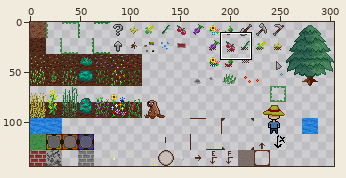
Two versions of one sprite sheet, world_sprites/textureAtlas.png. The picture above shows the old version from afar; the outline marks the close-up.
Close-up. Before the commit:
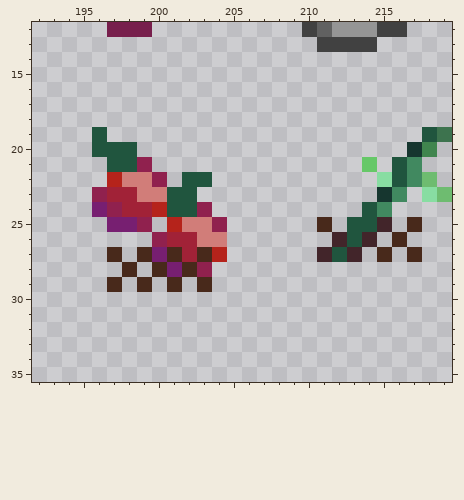
The file is 304x144 pixels. Colours within 5 levels of each other are drawn and written as one. Shown: x 192..219, y 12..35.
Now the later version:
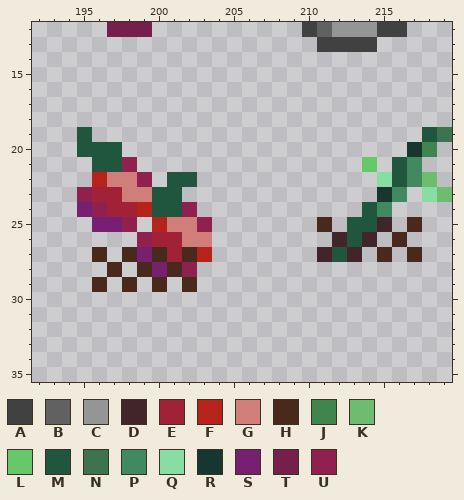
Palette (. is transparent): A #414141  B #616161  C #959595  D #42252a  E #a12237  F #b5231b  G #d17d79  H #48291b  J #40854e  K #6ebc70  L #66c868  M #20553e  N #3d734e  P #418960  Q #88dda2  R #16362f  S #771f71  T #771f4c  U #90214e
Change:
Colour H becomes colour E in row 27 at x 201.
Colour U becomes colour E in row 23 at x 196; in row 24 at x 197; in row 26 at x 200.
The author put colour F in row 22 at x 196; in row 25 at x 200.
Colour E becomes colour F in row 24 at x 199.
Colour H becomes colour F in row 27 at x 203.
Colour E becomes colour G in row 23 at x 198; in row 26 at x 202.
Colour F becomes colour G in row 22 at x 197; in row 25 at x 201.
The author put colour H in row 27 at x 196 and 198; in row 28 at x 197 and 199; in row 29 at x 196, 198, 200 and 202.
Colour E becomes colour H in row 27 at x 202.
Colour S becomes colour H in row 27 at x 200; in row 28 at x 201.
The author put colour M in rows 19 to 20 at x 195; in row 21 at x 196; in row 22 at x 201.
Colour F becomes colour M in row 24 at x 200.
Colour G becomes colour M in row 23 at x 200.
The author put colour S in row 24 at x 195; in row 25 at x 196.
Colour H becomes colour S in row 27 at x 199; in row 28 at x 200.
The author put colour U in row 23 at x 195; in row 26 at x 199.
Colour G becomes colour U in row 22 at x 199; in row 25 at x 203.
Colour H becomes colour U in row 28 at x 202.
Colour M becomes colour U in row 21 at x 198; in row 24 at x 202.
Colour S becomes colour U in row 24 at x 196; in row 25 at x 198.
The author cleared colour F in row 27 at x 204.
The author cleared colour G in row 26 at x 204.
The author cleared colour H in row 27 at x 197; in row 28 at x 198; in row 29 at x 197, 199, 201 and 203.
The author cleared colour M in row 19 at x 196; in row 20 at x 198; in row 22 at x 203; in row 23 at x 202.
The author cleared colour U in row 21 at x 199; in row 22 at x 200; in row 24 at x 203; in row 25 at x 199 and 204; in row 28 at x 203.
Where, in picture pixels (left, top, right, bottom), the same in both close-ups:
changed: (77, 127, 227, 292)
